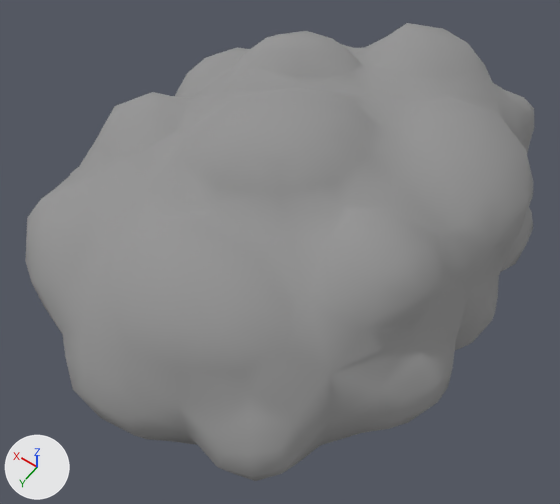
An edit to the OBJ model assets/cloud/cloud.obj, drawn before and after from the same camera.
Before and after are seen from a 50 mm camera at (-299.0, 476.0, 688.0) aimed at (-11.0, 72.0, 53.0). The axes (+X, +Y, +Z) are drawn at lower left. The lights are the same throughout. Where no turn or scale is listed for an object, it has been applied to the vertices.

Before the edit, the objects in view are built like this:
```python
mat_default = principled_material('%%%DEFAULT')
mat_default.base_color = (0.3, 0.3, 0.3)  # grey #959595
mat_default.roughness = 1.0
me_cloud = bpy.data.meshes.new('cloud')
me_cloud.from_pydata(...)  # 562 vertices, 1120 faces; spans x -228.0..243.0, y -280.0..313.0, z -23.0..216.0
me_cloud.materials.append(mat_default)  # grey #959595
ob_cloud = bpy.data.objects.new('cloud', me_cloud)
ob_cloud.location = (0.0, 0.0, 0.0)
```
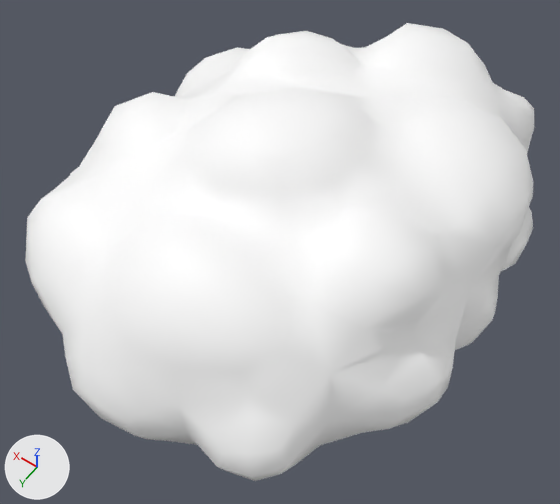
The newer file is also rescaled (x0.451) as a whole; pictures and numbers use the older file's frame.

What differs and where, as boxes (x1, y1, x2, y2) in the pictures (560 x 504 px):
'cloud', surface changed (grey to white)
    both: (25, 23, 534, 481)

The change, as a list of edits to the scene's bpy script:
```text
Add img_white_tga:
    img_white_tga = load_image('white.tga', 'white.tga', 721, 433, 'sRGB')
Change mat_default:
    remove mat_default.base_color = (0.3, 0.3, 0.3)  # grey #959595
    add mat_default.texture = img_white_tga
    mat_default.roughness: 1.0 -> 0.526
```
